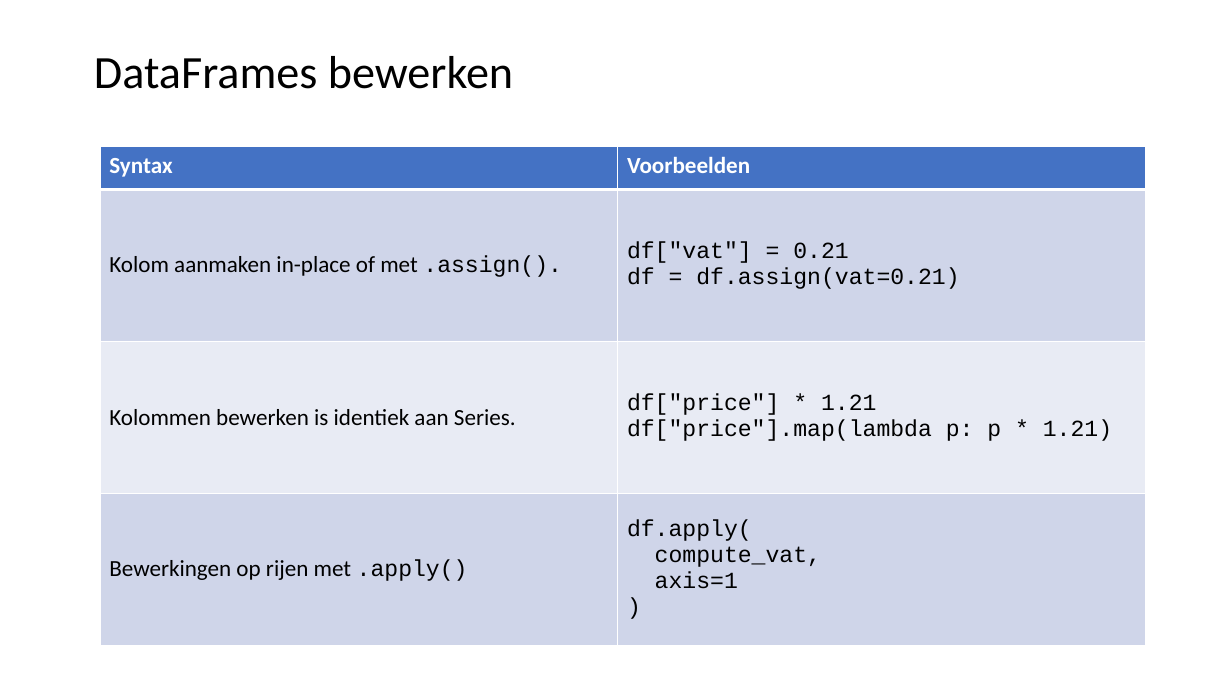
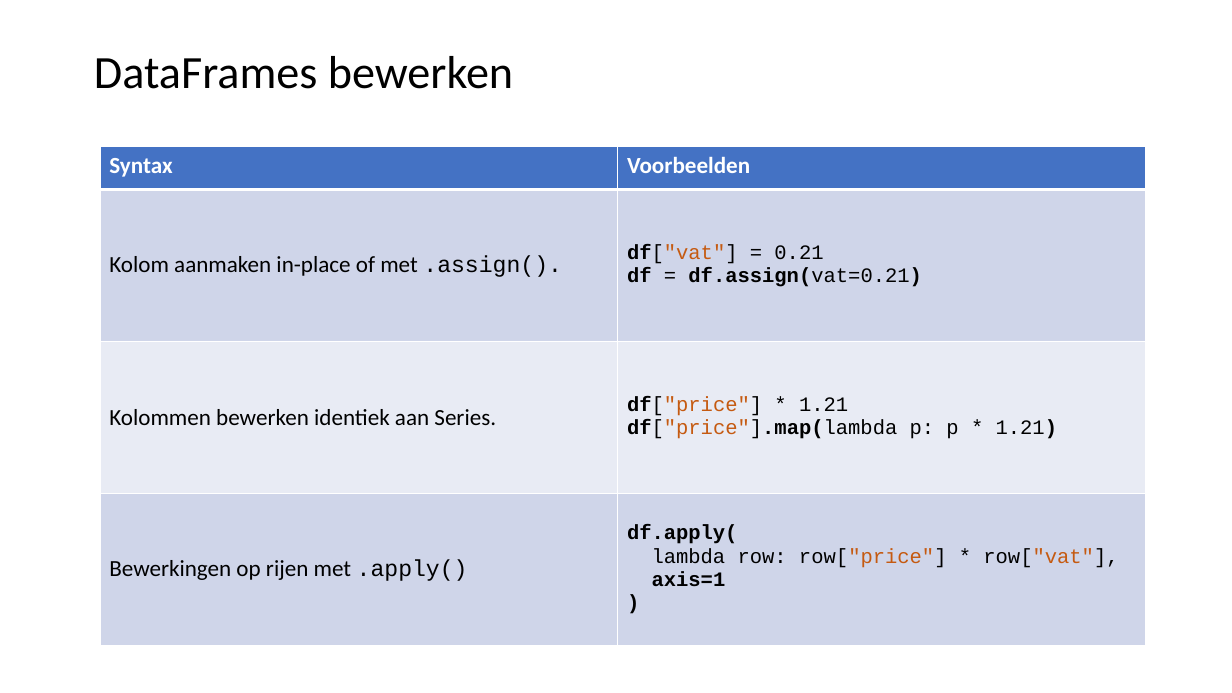
Before and after one commit to LFKoning/knowledge-sharing, a slide deck: slide 12 of python_trainees/3_pandas_plotting/python_traineeship_3.pptx. Drawn at 1232x693 pixels with LibreOffice and Linux fonts; fonts in the diff are those of the drawing. Boxes give left, top, right and bottom in pixels: in the first picture for what was removed or moved away, otherwise in the second. Text is boxed around its words. In the diff, an @@ line names an element or a change of style, - is before the commit and + after.

```diff
--- a/python_trainees/3_pandas_plotting/python_traineeship_3.pptx
+++ b/python_trainees/3_pandas_plotting/python_traineeship_3.pptx
@@ table at bbox=[100, 147, 1145, 646] @@
-row 3, column 1: Kolommen bewerken is identiek aan Series.
+row 3, column 1: Kolommen bewerken identiek aan Series.
@@ row 4, column 2: "df.apply( / compute_vat, / axis=1 / )" to "df.apply( / lambda row: row["price"] * row["vat"], / axis=1 / )" @@
@@ size 18 to 16 pt in "df["vat"] = 0.21", "df = df.assign(vat=0.21)", "df["price"] * 1.21", "df["price"].map(lambda p: p * 1.21)" @@
@@ text colour #000000 to #C55A11 in "df["vat"]", "df["price"]", "df["price"].map(lambda" @@
@@ bold on in "df["vat"]", "df df.assign(vat=0.21)", "df["price"]", "df["price"].map(lambda 1.21)" @@
```
Also in this commit, not shown: 5 other files.
